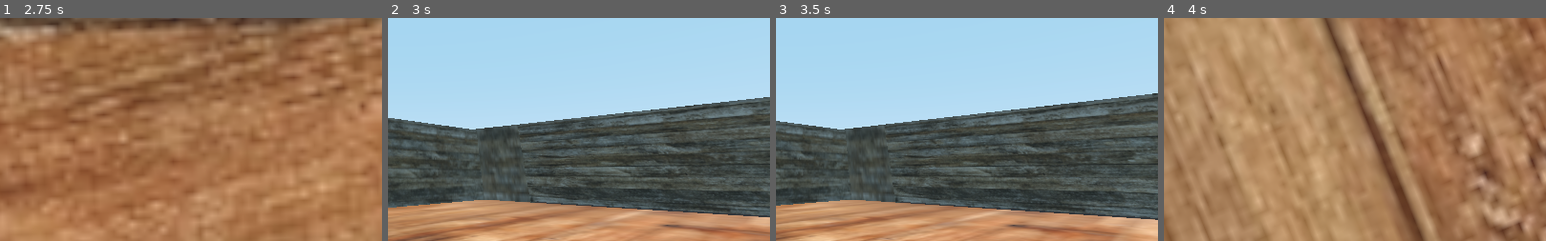
Above: before the commit, frames 1-4 (left to right).
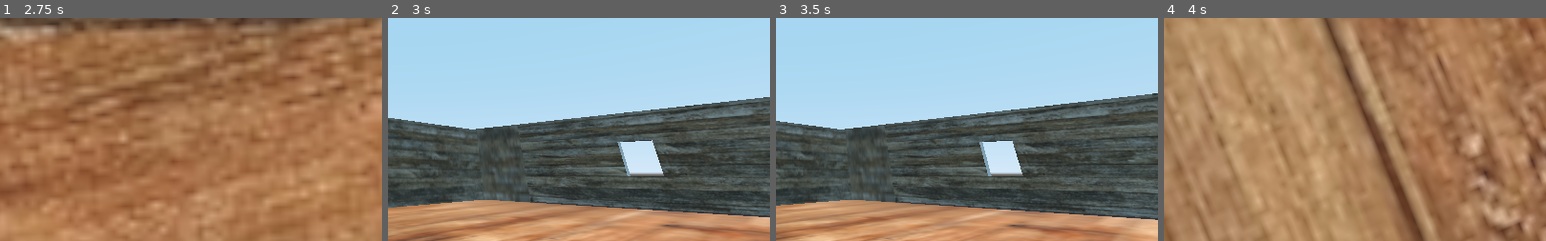
Above: after the commit, the same moments.

Repository: BlakeWiscombe/betrayal
Game: Godot game, scene res://Main menu.tscn
Two runs of this game, one before a commit and one after it. Both use one fixed random seed, a clock stepped at 60 frames per second and the inputs below.
Inputs (mouse positions are % of the whole screen's width and height, from its top left):
- Up to frame 1 (2.75 s): click "Start game" at 0.5 s; tap Enter at 1.25 s; move the mouse to (72, 45) at 1.27 s; hold D (player_right) 1.28-2.03 s; tap Space (jump) at 1.52, 2.27 s; move the mouse to (30, 55) at 2.02 s; hold S (player_backward) from 2.03 s (still down)
- Up to frame 2 (3 s): move the mouse to (60, 28) at 2.77 s; release S (player_backward) at 2.78 s; hold D (player_right) from 2.78 s (still down)
- Up to frame 3 (3.5 s): keep holding D (player_right)
- Up to frame 4 (4 s): move the mouse to (45, 70) at 3.52 s; release D (player_right) at 3.53 s; hold W (player_forward) from 3.53 s (still down); tap Space (jump) at 3.77 s
The pictures show only the part of the screen within x 50-100%, y 50-100%; the shares and areas given below are measured in that part.

Frame 1 is identical in both runs. In frame 2, 1.5% of the frame differs, in the area x 60-73%, y 54-71%; in frame 3, 1.4%; in frame 4, nothing differs.

Commit message:
added window

Diff:
--- a/Betrayal.tscn
+++ b/Betrayal.tscn
@@ -59,7 +59,7 @@
 material = SubResource( 19 )
 
 [node name="CSGBox" type="CSGBox" parent="CSGBox2"]
-transform = Transform( 1, 0, -1.16415e-10, 0, 1, 0, 1.16415e-10, 0, 1, 0, -2.91981, 0 )
+transform = Transform( 1, 0, -2.03727e-10, 0, 1, 0, 2.03727e-10, 0, 1, 0, -2.91981, 0 )
 operation = 2
 width = 8.87793
 height = 10.158
@@ -113,6 +113,11 @@
 depth = 1.77
 material = SubResource( 19 )
 
+[node name="CSGBox" type="CSGBox" parent="CSGBox8"]
+operation = 2
+width = 5.37063
+height = 5.84488
+
 [node name="CSGBox9" type="CSGBox" parent="."]
 transform = Transform( -0.0148168, 0, 0.999865, 0, 1, 0, -0.999865, 0, -0.0148168, 75.731, 7.5766, -43.1906 )
 use_collision = true
